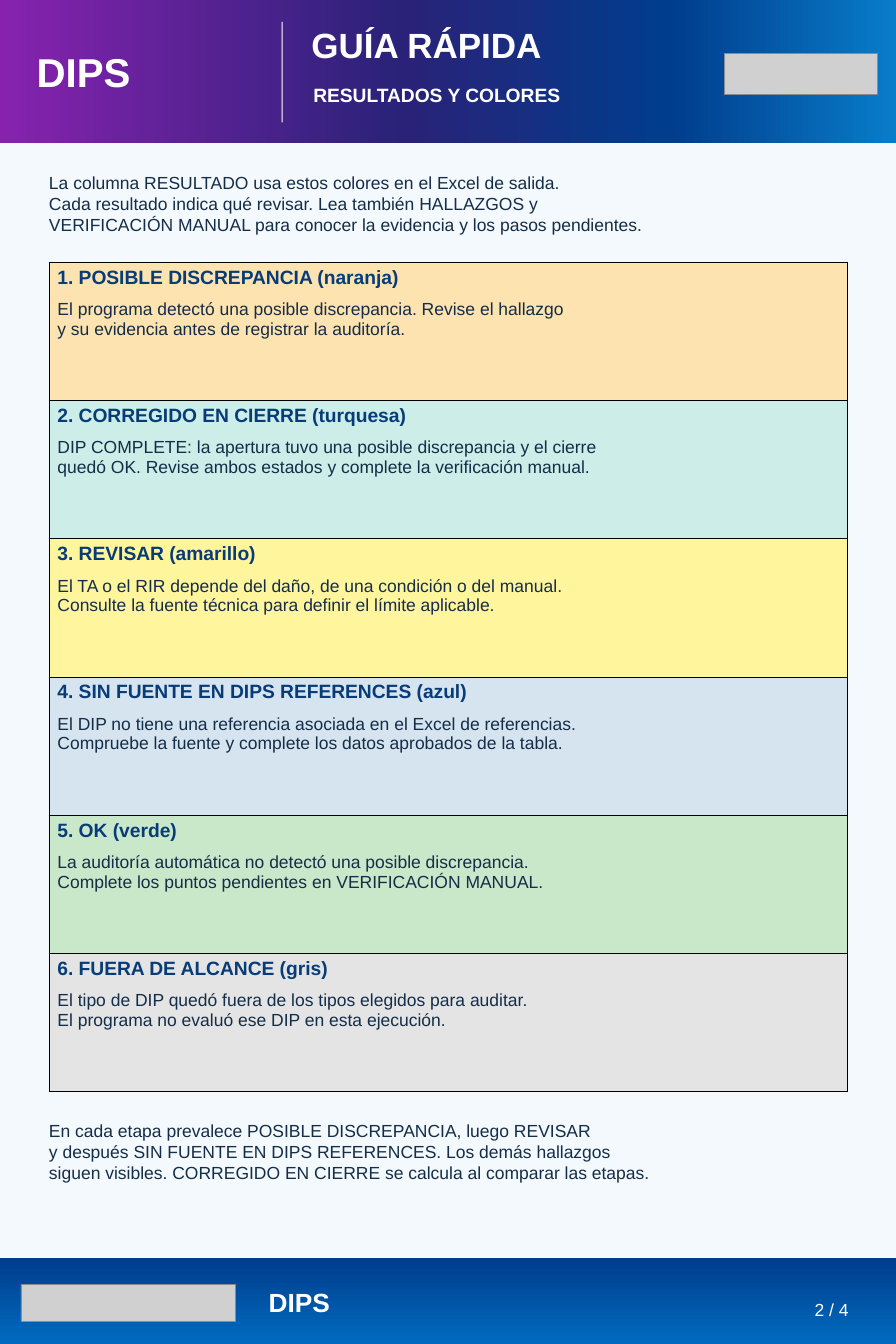
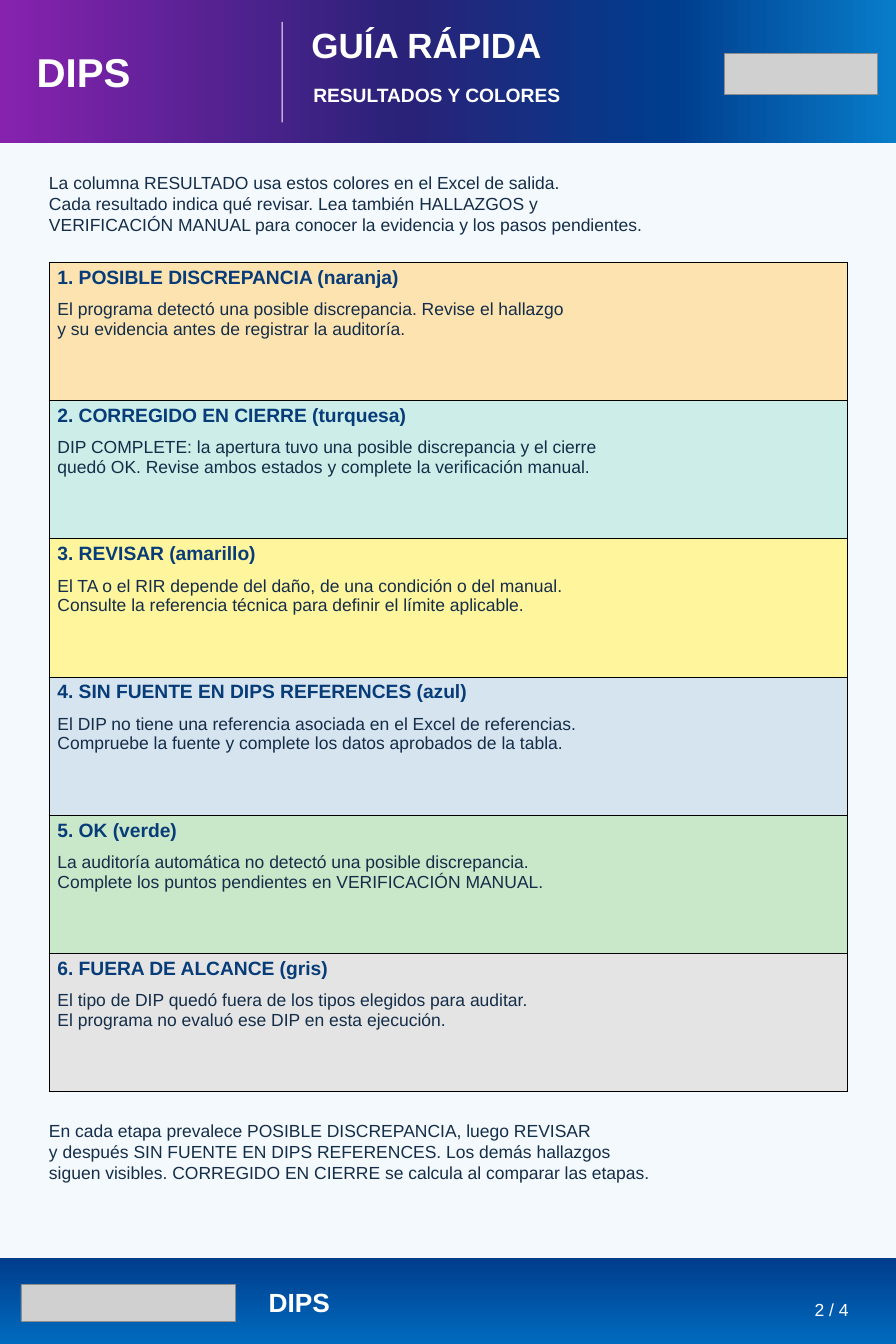
Before and after one commit to lviloriabas/dips, a slide deck: slide 2 of docs/Guia_DIPS_reglas_referencias.pptx. Drawn at 896x1344 pixels with LibreOffice and Linux fonts; fonts in the diff are those of the drawing; grey boxes stand for pictures. Boxes give left, top, right and bottom in pixels: in the first picture for what was removed or moved away, otherwise in the second. Text is boxed around its words. In the diff, an @@ line names an element or a change of style, - is before the commit and + after.

Commit message:
Aclara la referencia tecnica y el uso futuro del YAML

```diff
--- a/docs/Guia_DIPS_reglas_referencias.pptx
+++ b/docs/Guia_DIPS_reglas_referencias.pptx
@@ table at (49, 262, 846, 1092) @@
-row 3, column 1: 3. REVISAR (amarillo) / El TA o el RIR depende del daño, de una condición o del manual. / Consulte la fuente técnica para definir el límite aplicable.
+row 3, column 1: 3. REVISAR (amarillo) / El TA o el RIR depende del daño, de una condición o del manual. / Consulte la referencia técnica para definir el límite aplicable.
```
Also in this commit, not shown: 1 other slide changed, 2 other files.
